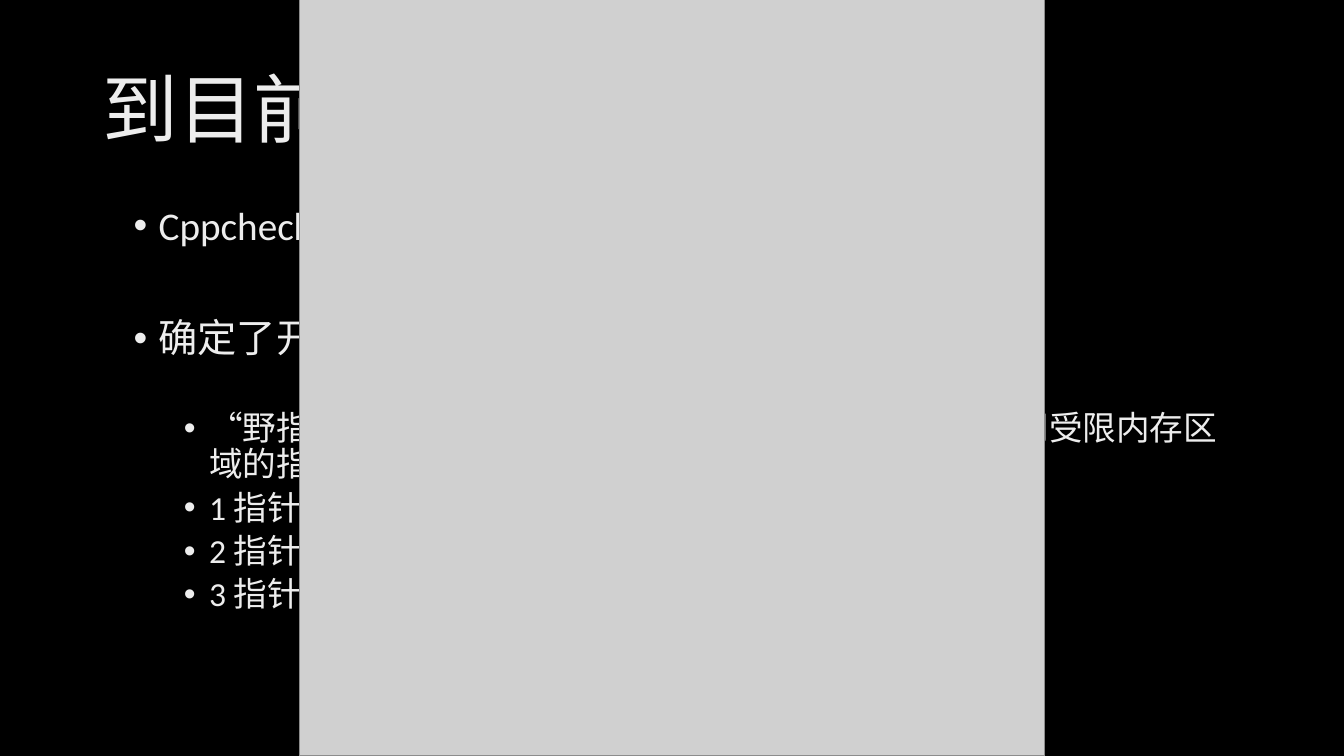
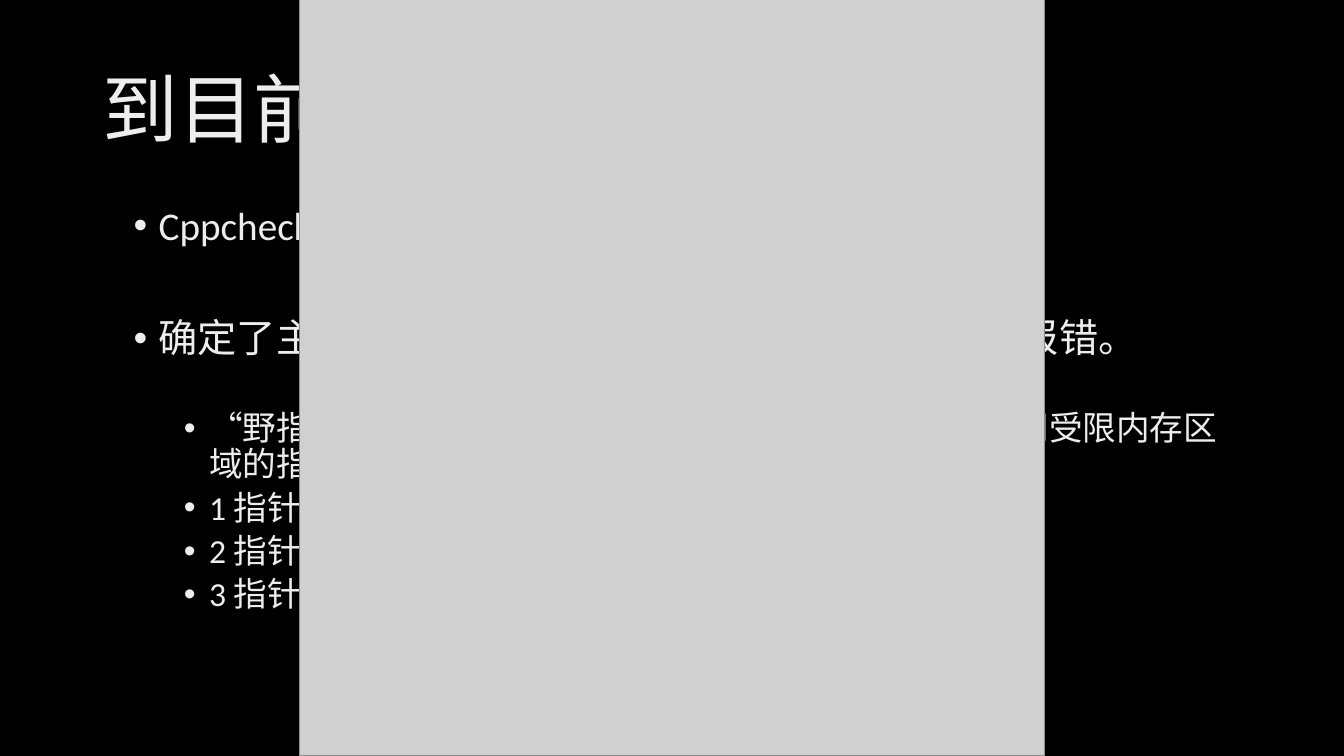
Before and after one commit to HSCppcheck/Cppcheck, a slide deck: slide 3 of 汇报/第三周工作汇报.pptx. Drawn at 1344x756 pixels with LibreOffice and Linux fonts; fonts in the diff are those of the drawing; grey boxes stand for pictures; background and template pictures are left out. Boxes give left, top, right and bottom in pixels: in the first picture for what was removed or moved away, otherwise in the second. Text is boxed around its words. In the diff, an @@ line names an element or a change of style, - is before the commit and + after.

Commit message:
更新工作汇报情况

```diff
--- a/汇报/第三周工作汇报.pptx
+++ b/汇报/第三周工作汇报.pptx
@@ text at box(159, 312, 1138, 363): text changed @@
-• 确定了开发的方向：对于“野指针”的检测与报错。
+• 确定了主要开发的方向：对于“野指针”的检测与报错。
```
